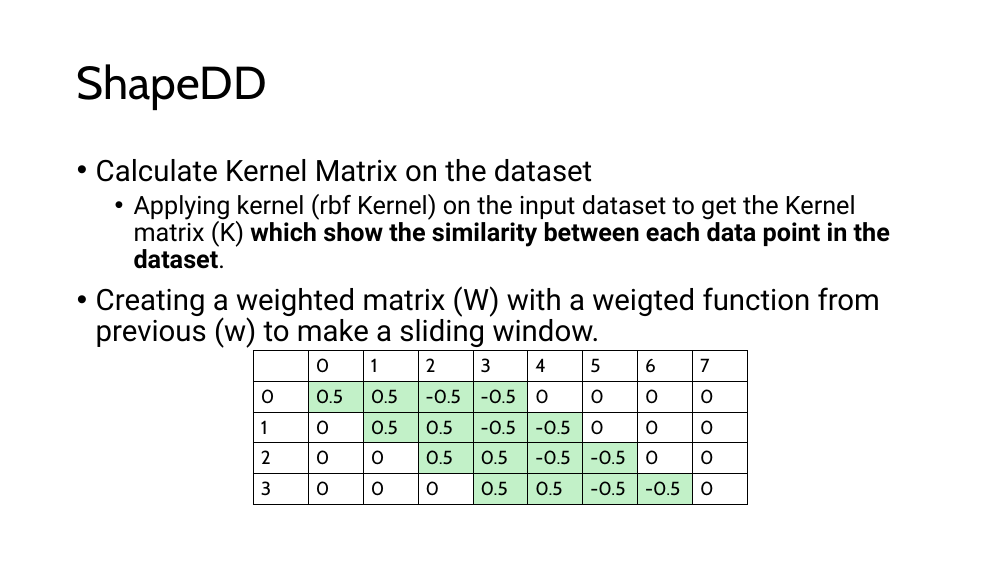
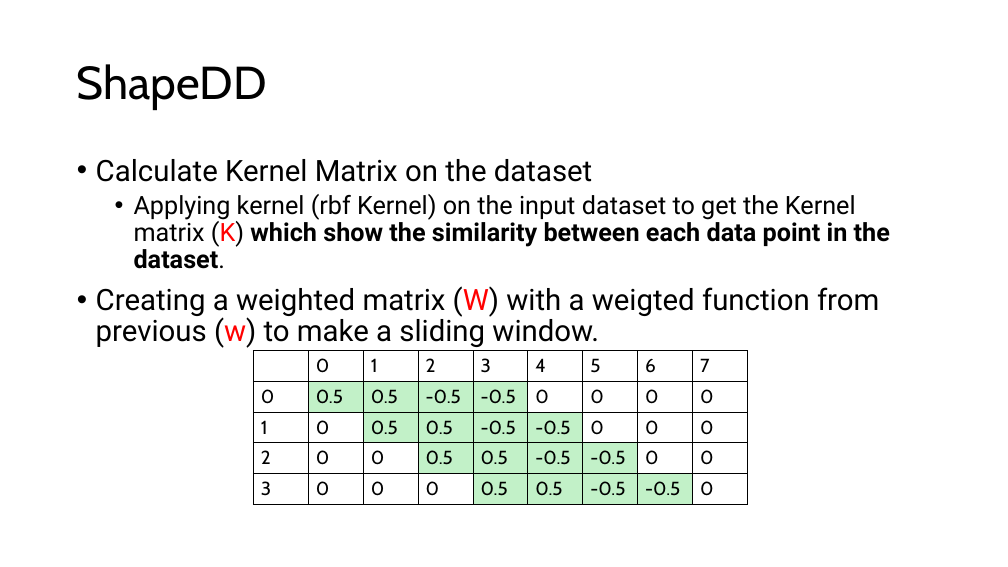
Before and after one commit to neoslusion/One-or-Two-Things-We-Know-about-Concept-Drift, a slide deck: slide 13 of report/Algorithm.pptx. Drawn at 1008x567 pixels with LibreOffice and Linux fonts; fonts in the diff are those of the drawing. Boxes give left, top, right and bottom in pixels: in the first picture for what was removed or moved away, otherwise in the second. Text is boxed around its words. In the diff, an @@ line names an element or a change of style, - is before the commit and + after.

```diff
--- a/report/Algorithm.pptx
+++ b/report/Algorithm.pptx
@@ text at (96, 194, 890, 348): text colour #000000 to #FF0000 in "(K)", "(W) (w)" @@
```
Also in this commit, not shown: 6 other slides changed, 2 slides added, 1 other file.
